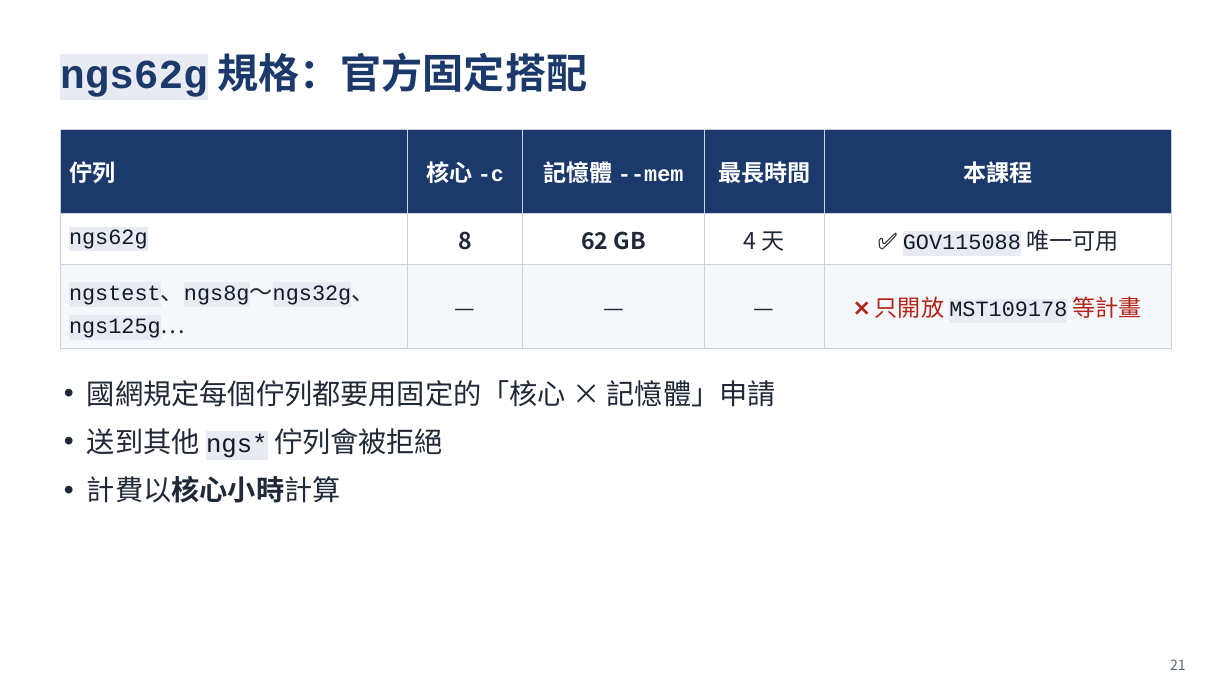
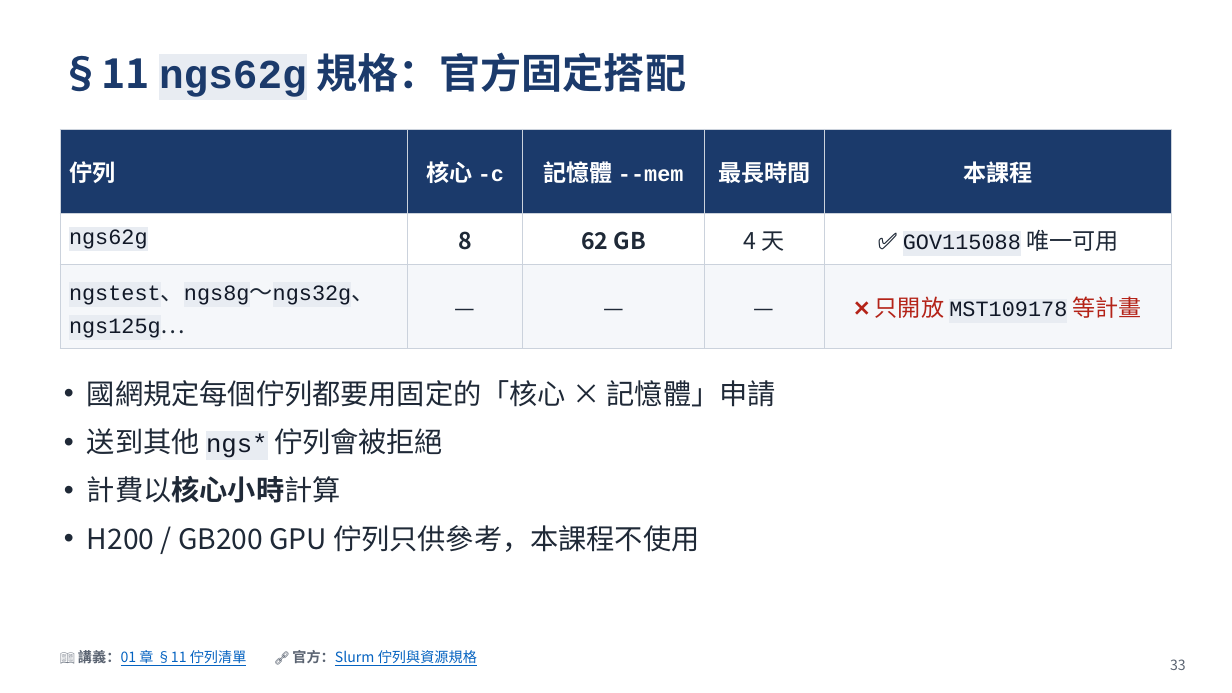
Before and after one commit to gemini960114/Nano4-Docs, a slide deck: slide 33 of slide.pptx (slide 21 before the commit). Drawn at 1232x693 pixels with LibreOffice and Linux fonts; fonts in the diff are those of the drawing. Boxes give left, top, right and bottom in pixels: in the first picture for what was removed or moved away, otherwise in the second. Text is boxed around its words. In the diff, an @@ line names an element or a change of style, - is before the commit and + after.

```diff
--- a/slide.pptx
+++ b/slide.pptx
@@ text at [60,52,686,97]: text changed @@
-ngs62g 規格：官方固定搭配
+§11 ngs62g 規格：官方固定搭配
@@ text at [87,525,699,552]: paragraph added @@
+• H200 / GB200 GPU 佇列只供參考，本課程不使用
@@ text added at [78,648,477,666], 11 pt, text #0563C1, underline @@
+📖 講義：01 章 §11 佇列清單 🔗 官方：Slurm 佇列與資源規格
@@ text at [1170,659,1186,670]: text changed @@
-21
+33
```
Also in this commit, not shown: 51 other slides changed, 19 slides added, 1 other file.
